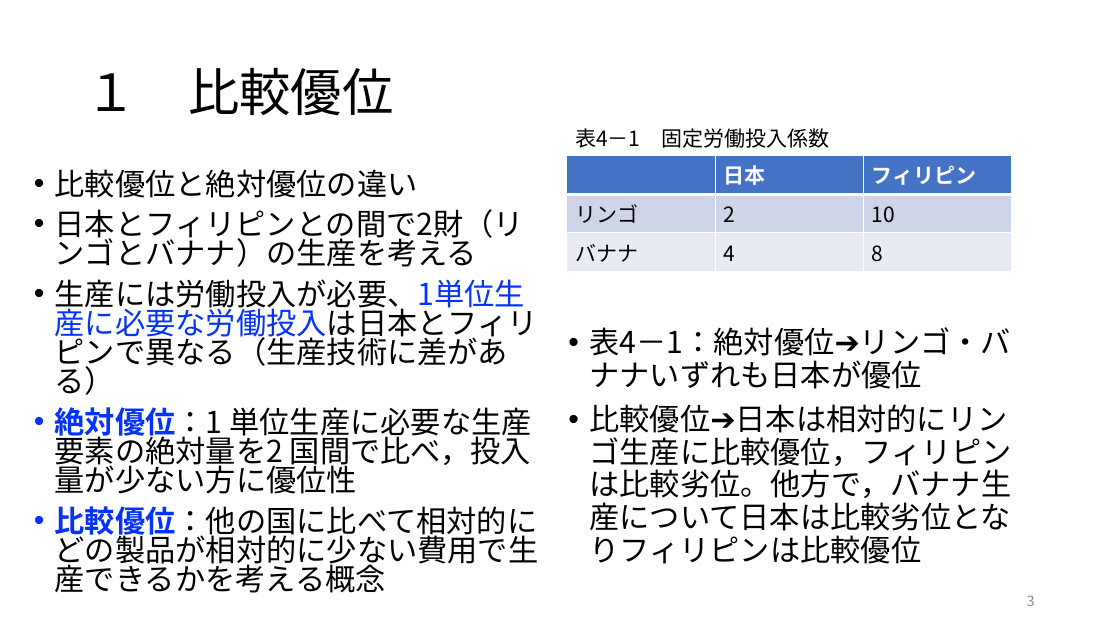
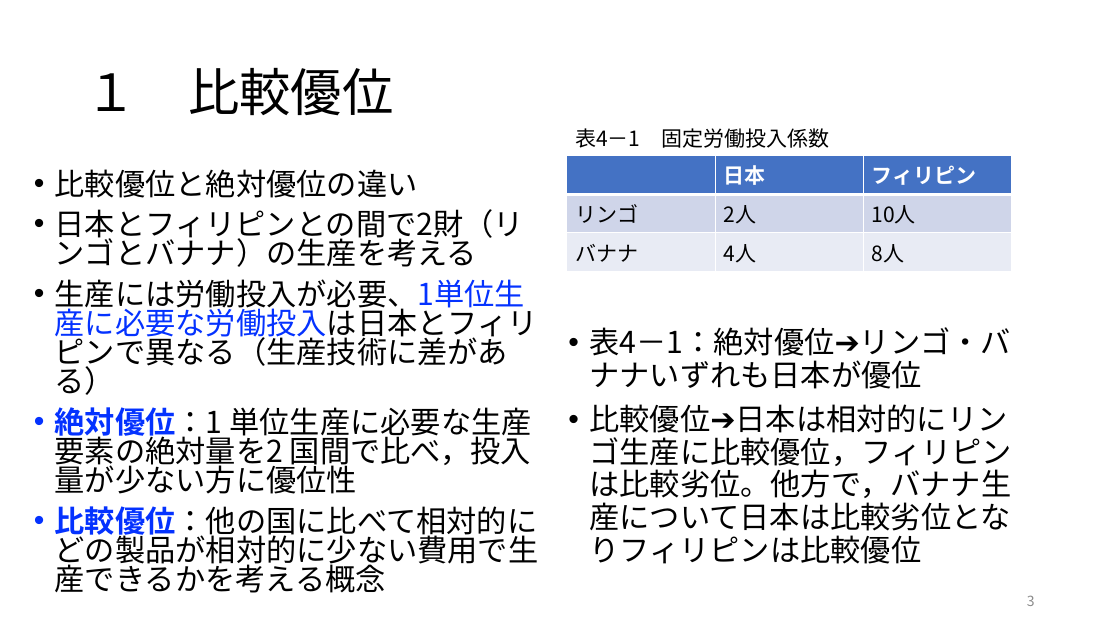
Before and after one commit to ayumu-tanaka/mof2026, a slide deck: slide 3 of slides/04.pptx. Drawn at 1120x630 pixels with LibreOffice and Linux fonts; fonts in the diff are those of the drawing. Boxes give left, top, right and bottom in pixels: in the first picture for what was removed or moved away, otherwise in the second. Text is boxed around its words. In the diff, an @@ line names an element or a change of style, - is before the commit and + after.

```diff
--- a/slides/04.pptx
+++ b/slides/04.pptx
@@ table at [567,155,1011,267] @@
-row 2, column 2: 2
+row 2, column 2: 2人
-row 2, column 3: 10
+row 2, column 3: 10人
-row 3, column 2: 4
+row 3, column 2: 4人
-row 3, column 3: 8
+row 3, column 3: 8人
```
Also in this commit, not shown: 6 other slides changed, 1 other file.
